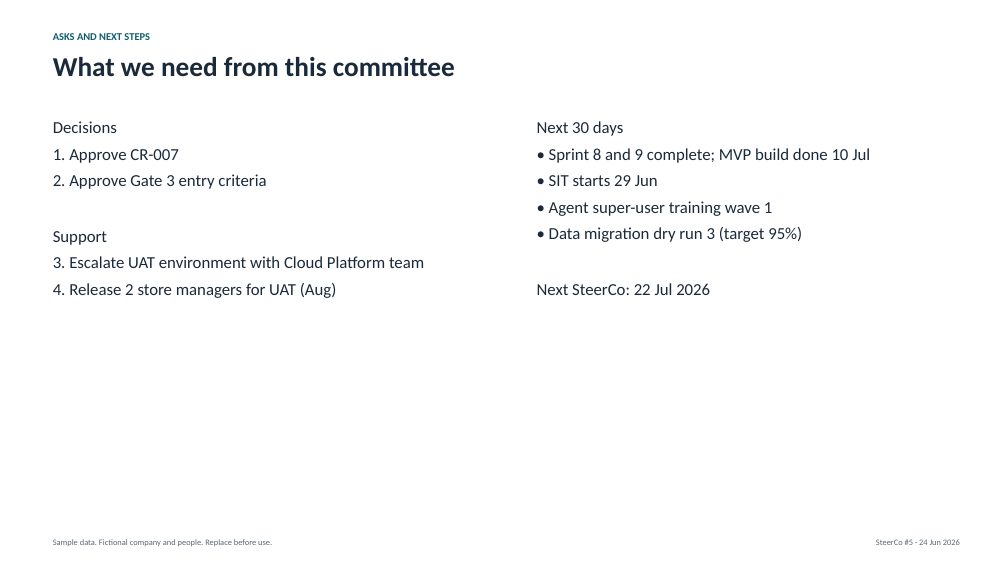
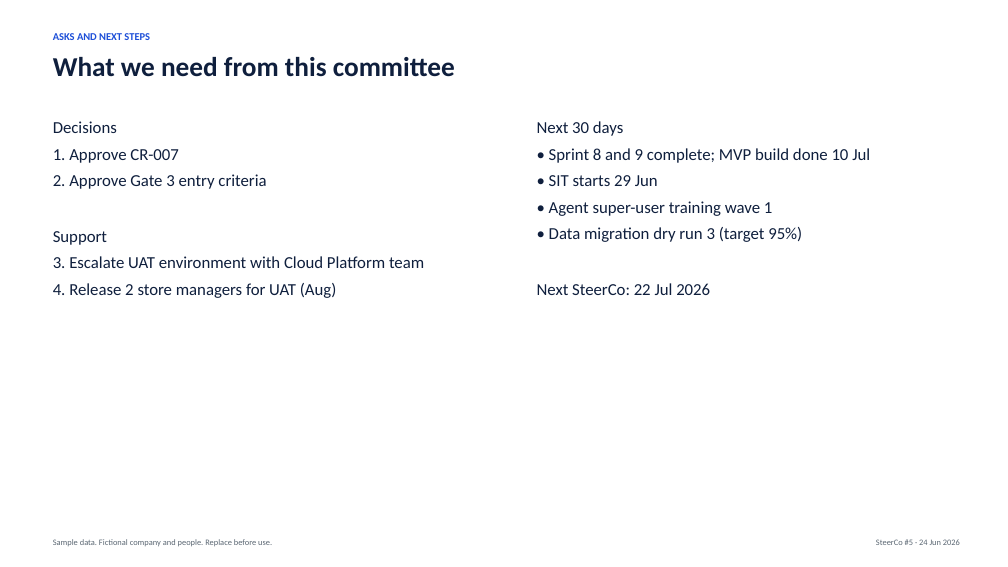
Before and after one commit to sarathms-619/ms-pmtoolkit, a slide deck: slide 7 of frontend/files/steering-committee-deck.pptx. Drawn at 1008x567 pixels with LibreOffice and Linux fonts; fonts in the diff are those of the drawing. Boxes give left, top, right and bottom in pixels: in the first picture for what was removed or moved away, otherwise in the second. Text is boxed around its words. In the diff, an @@ line names an element or a change of style, - is before the commit and + after.

```diff
--- a/frontend/files/steering-committee-deck.pptx
+++ b/frontend/files/steering-committee-deck.pptx
@@ text "ASKS AND NEXT STEPS" at [53,33,150,40]: text colour #0F5E6E to #1C4ED8 @@
```
Also in this commit, not shown: 6 other slides changed, 34 other files.
